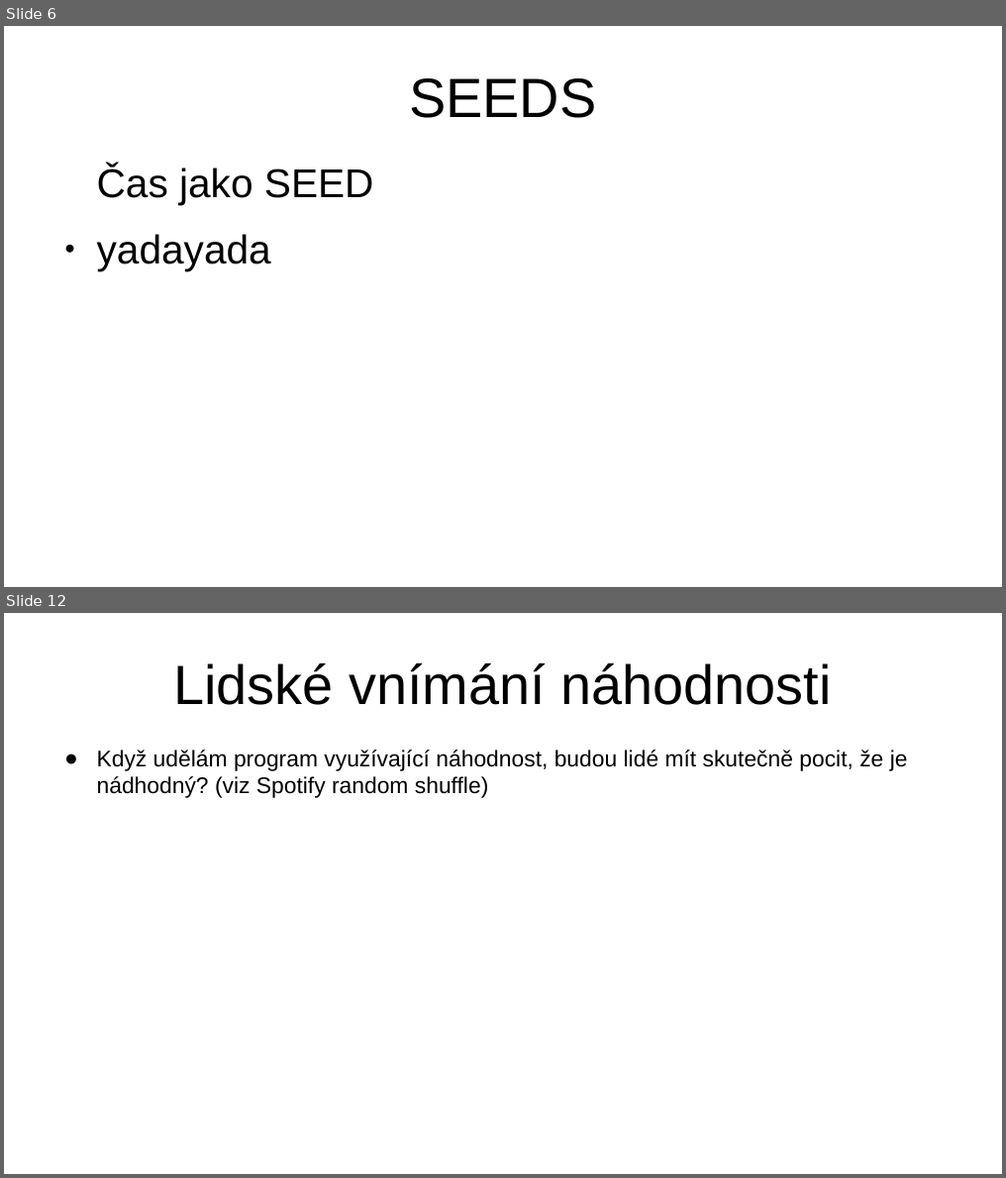
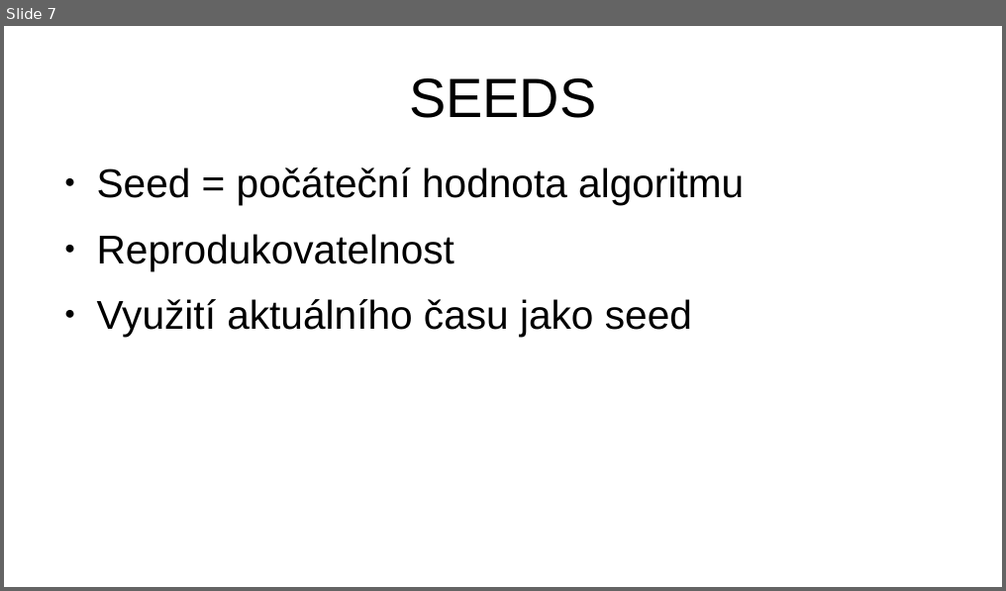
Before and after one commit to hruboson/UTB-PO-RAND, a slide deck: presentation.pptx. Shown one above the other, each under a label of ours: slides 6 and 12 before the commit, slide 7 after it; the slides between them are not shown. The pictures are 1006x1178 and 1006x591 pixels, drawn with LibreOffice and Linux fonts; fonts in the diff are those of the drawing. Boxes give left, top, right and bottom in pixels: in the first picture for what was removed or moved away, otherwise in the second. Text is boxed around its words. In the diff, an @@ line names an element or a change of style, - is before the commit and + after.

```diff
--- a/presentation.pptx
+++ b/presentation.pptx
@@ slide 12 removed at bbox=[4, 613, 1002, 1174], background #FFFFFF @@
@@ title removed at bbox=[173, 663, 831, 705] @@
-Lidské vnímání náhodnosti
@@ text removed at bbox=[97, 750, 908, 798] @@
-● Když udělám program využívající náhodnost, budou lidé mít skutečně pocit, že je nádhodný? (viz Spotify random shuffle)
@@ what was slide 6 is now slide 7 @@
@@ slide 7 changed as well @@
@@ text at bbox=[97, 168, 744, 337]: text changed @@
-Čas jako SEED
-● yadayada
+● Seed = počáteční hodnota algoritmu
+● Reprodukovatelnost
+● Využití aktuálního času jako seed
```
Also in this commit, not shown: 13 slides added, 11 other slides removed.
